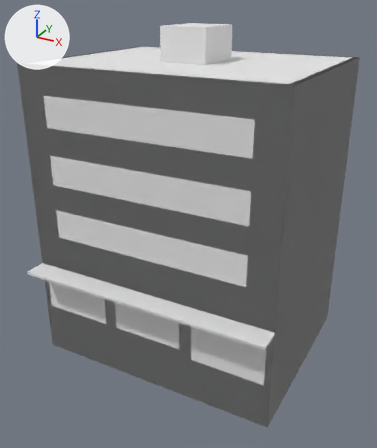
The glTF model assets/models/buildings/res_mid/bld_res_mid_a_gf.glb: old version first, new version second.
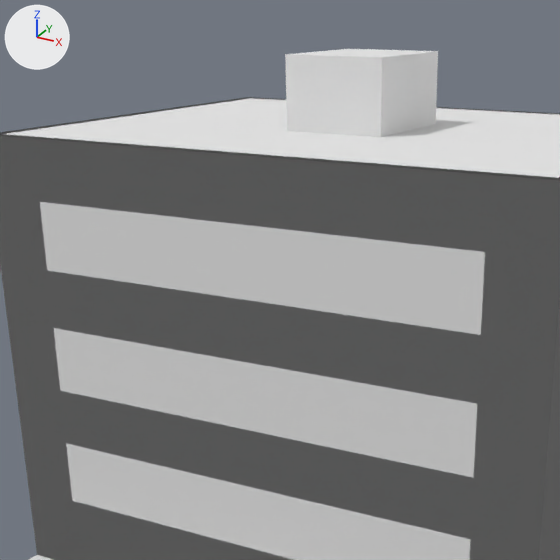
There are two pictures of each version: one whole from a 50 mm lens placed at (13.1, -24.7, 17.2), pointed at (0.1, -1.1, 5.4), one close up on the part from 7% to 77% of the width and 0% to 59% of the height. Lighting does not change. The marker at upper left points along +X, +Y and +Z. The last two pictures show the newer version. Objects named as collision shapes, trigger or cutter boxes, shadow casters or lower levels of detail are left out. Vertices at exactly the same position are counted once.

The scene before the commit, as lines of its bpy script (objects in view):
```python
me_bld_res_mid_a_gf_lod0 = bpy.data.meshes.new('bld_res_mid_a_gf_LOD0')
me_bld_res_mid_a_gf_lod0.from_pydata(...)  # 158 vertices, 210 faces; spans x -7.0..7.0, y -6.7..5.5, z -2.5..15.8
me_bld_res_mid_a_gf_lod0.materials.append(mat_mat_kit)  # white #e7e7e7
me_bld_res_mid_a_gf_proxy = bpy.data.meshes.new('bld_res_mid_a_gf_PROXY')
me_bld_res_mid_a_gf_proxy.from_pydata(...)  # 8 vertices, 10 faces; spans x -7.0..7.0, y -5.5..5.5, z -2.5..14.1
me_bld_res_mid_a_gf_proxy.materials.append(mat_mat_kit)  # white #e7e7e7
ob_bld_res_mid_a_gf_lod0 = bpy.data.objects.new('bld_res_mid_a_gf_LOD0', me_bld_res_mid_a_gf_lod0)
ob_bld_res_mid_a_gf_lod0.location = (0.0, 0.0, 0.0)
ob_bld_res_mid_a_gf_proxy = bpy.data.objects.new('bld_res_mid_a_gf_PROXY', me_bld_res_mid_a_gf_proxy)
ob_bld_res_mid_a_gf_proxy.location = (0.0, 0.0, 0.0)
```
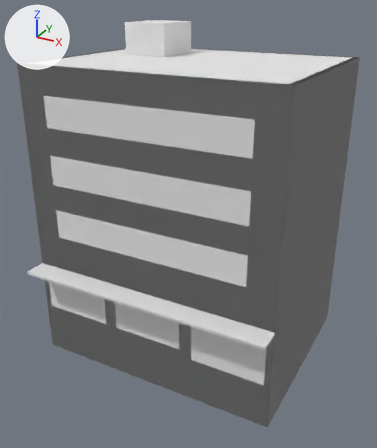
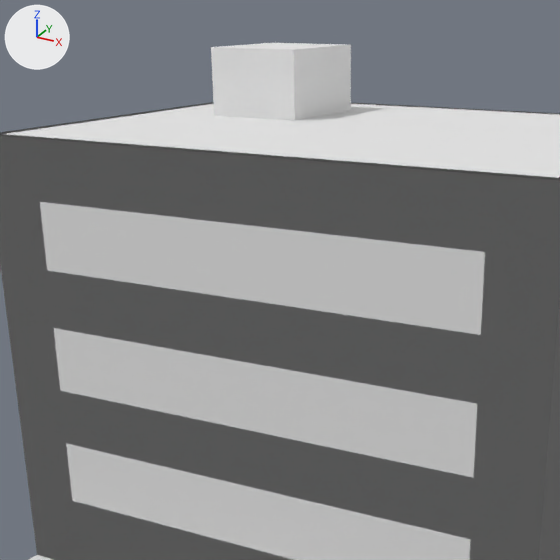
Changed parts and their boxes [x1, y1, x2, y2] in the close-ups (560 x 560 px):
'bld_res_mid_a_gf_LOD0', reshaped
    before: [0, 49, 560, 560]
    after: [0, 43, 560, 560]
part 1 of me_bld_res_mid_a_gf_lod0, cut back
    before: [285, 49, 438, 137]
    after: [211, 43, 351, 121]

Edits to the bpy script that builds the scene:
```text
Change me_bld_res_mid_a_gf_lod0:
    used by ob_bld_res_mid_a_gf_lod0; location = (0.0, 0.0, 0.0)
    remove me_bld_res_mid_a_gf_lod0.from_pydata(...)  # 158 vertices, 210 faces; spans x -7.0..7.0, y -6.7..5.5, z -2.5..15.8
    add me_bld_res_mid_a_gf_lod0.from_pydata(...)  # 174 vertices, 226 faces; spans x -7.0..7.0, y -6.7..5.5, z -2.5..15.8
    me_bld_res_mid_a_gf_lod0 part 1
    4 vertices in x -1.2, y -1.5..1.5, z 13.2..15.8 move by (-3.6, 2.0, 0.0)
    4 vertices in x 1.2, y -1.5..1.5, z 13.2..15.8 move by (-3.4, 2.0, 0.0)
    10 vertices are added at x -4.6..-0.4, y -1.0..0.0, z 13.2..14.0
    6 new vertices lie (2.0, 0.0, 0.0) away from vertices in x -4.6..-2.4, y -1.0..0.0, z 13.2..14.0
    16 new faces join them
```
